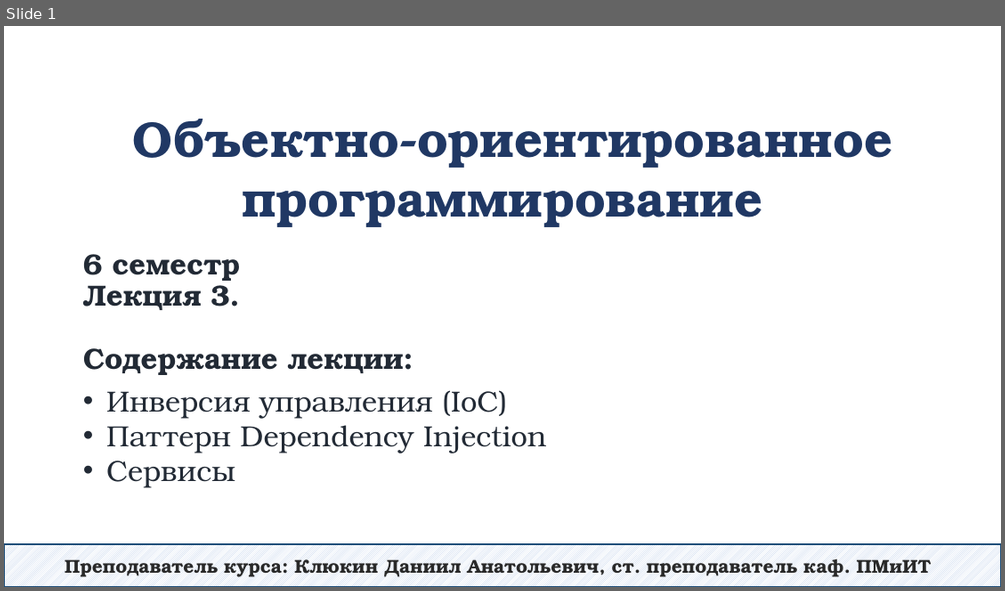
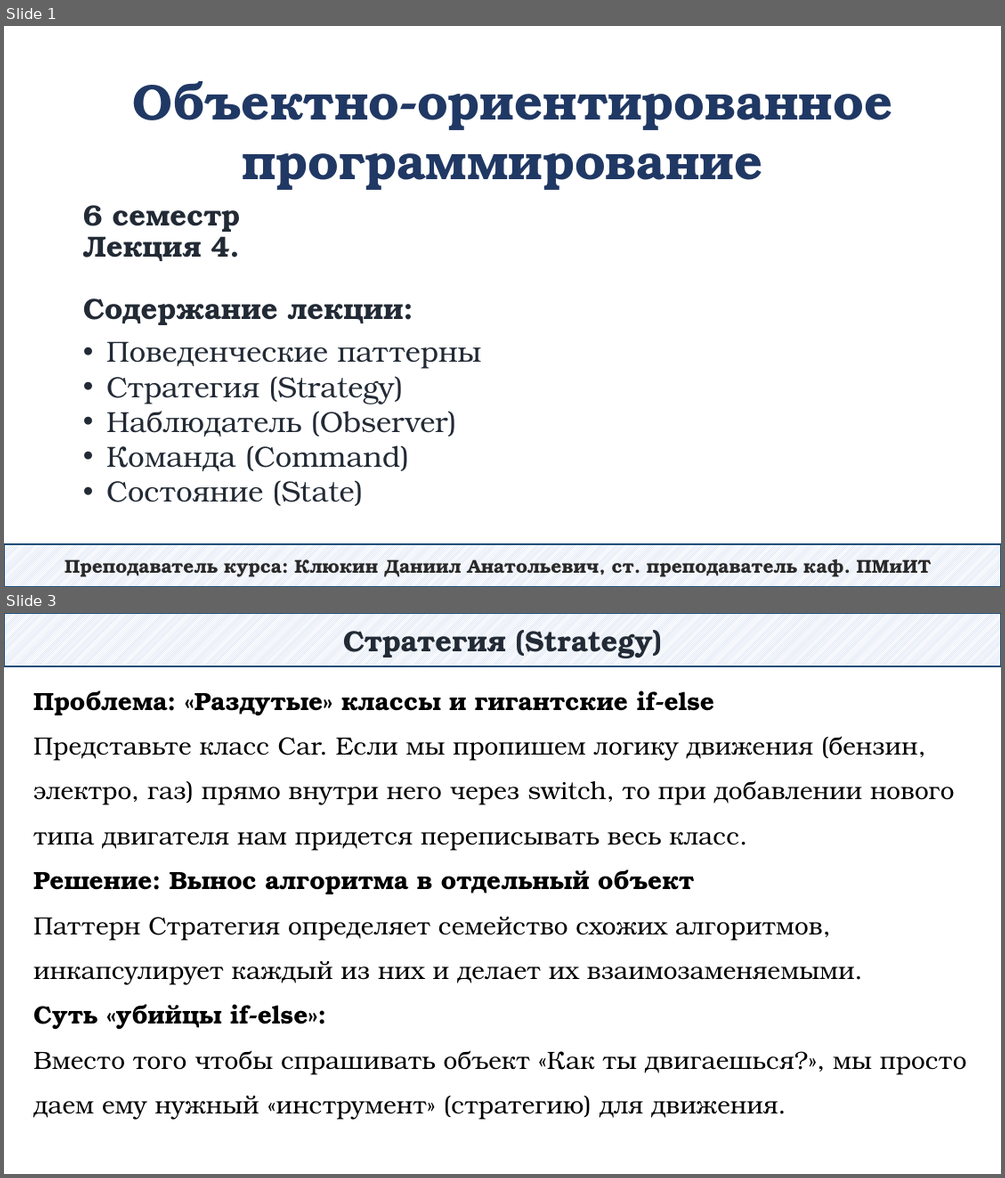
Before and after one commit to DaniilKlyukin/OOP-6, a slide deck: Лекции/ООП 2 лек 4.pptx. Shown one above the other, each under a label of ours: slide 1 before the commit, slides 1 and 3 after it; the slides between them are not shown. The pictures are 1005x591 and 1005x1178 pixels, drawn with LibreOffice and Linux fonts; fonts in the diff are those of the drawing. Boxes give left, top, right and bottom in pixels: in the first picture for what was removed or moved away, otherwise in the second. Text is boxed around its words. In the diff, an @@ line names an element or a change of style, - is before the commit and + after.

```diff
--- a/Лекции/ООП 2 лек 4.pptx
+++ b/Лекции/ООП 2 лек 4.pptx
@@ slide 3 added at (x1=4, y1=613, x2=1001, y2=1174), background #FFFFFF @@
@@ rectangle added at (x1=4, y1=613, x2=1001, y2=666), fill pattern #B4C7E7 on #FFFFFF, outline #1F4E79 1.25 pt, 28 pt, text #222A35, bold @@
+Стратегия (Strategy)
@@ text added at (x1=33, y1=690, x2=967, y2=1119), 24 pt, text #000000 @@
+Проблема: «Раздутые» классы и гигантские if-else
+Представьте класс Car. Если мы пропишем логику движения (бензин, электро, газ) прямо внутри него через switch, то при добавлении нового типа двигателя нам придется переписывать весь класс.
+Решение: Вынос алгоритма в отдельный объект
+Паттерн Стратегия определяет семейство схожих алгоритмов, инкапсулирует каждый из них и делает их взаимозаменяемыми.
+Суть «убийцы if-else»:
+Вместо того чтобы спрашивать объект «Как ты двигаешься?», мы просто даем ему нужный «инструмент» (стратегию) для движения.
@@ slide 1 changed as well @@
@@ text "Объектно-ориентированное программирование" moved from (x1=133, y1=119, x2=892, y2=227) to (x1=133, y1=81, x2=892, y2=190) @@
@@ title at (x1=83, y1=205, x2=404, y2=325): text changed @@
-6 семестр
-Лекция 3.
-Содержание лекции:
+6 семестр
+Лекция 4.
+Содержание лекции:
@@ text at (x1=106, y1=341, x2=482, y2=506): text changed @@
-• Инверсия управления (IoC)
-• Паттерн Dependency Injection
-• Сервисы
+• Поведенческие паттерны
+• Стратегия (Strategy)
+• Наблюдатель (Observer)
+• Команда (Command)
+• Состояние (State)
```
Also in this commit, not shown: 31 other slides added, 34 slides removed.
